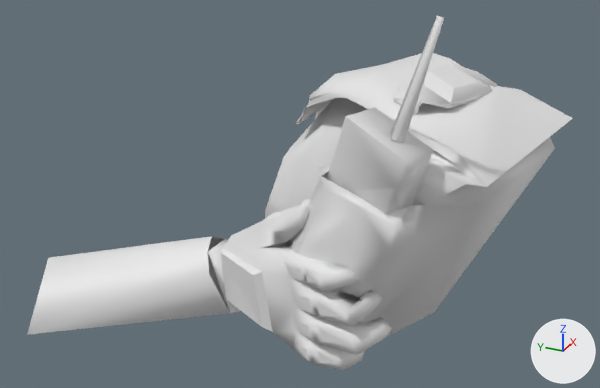
Two versions of the Blender file models/BlenderFiles/SD_v_satchel.blend, one commit apart.
Both versions are drawn from a 50 mm lens placed at (-29.0, -23.7, 67.7), pointed at (-4.8, -12.8, 55.6). The axes (+X, +Y, +Z) are drawn at lower right. The lights are the same throughout. Materials are left out; every surface is plain grey.

The first picture shows 'v_satchel_satchel_charge', 'v_satchel_satchel_hand_fix'.
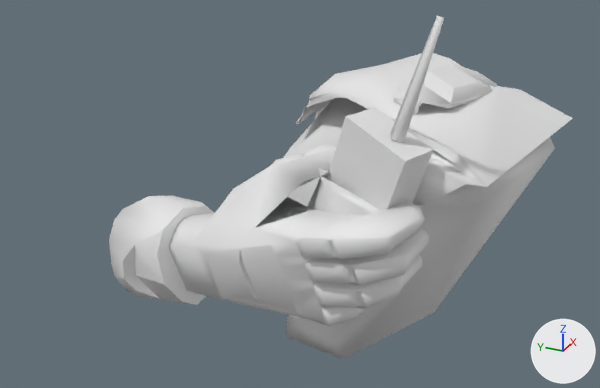
Commit message: Updated SD Satchel Blend file
updated.

Edits to the bpy script that builds the scene:
```text
Change me_v_satchel_satchel_charge:
    used by ob_v_satchel_satchel_charge; location = (0.0, 0.0, 0.0)
    verts and faces of me_v_satchel_satchel_charge; kept vertices keep their numbers, new ones are numbered from 369
    remove me_v_satchel_satchel_charge.from_pydata(...)  # 369 vertices, 536 faces, 1 loose edge; spans x -9.29..0.64, y -21.29..-11.05, z 49.47..63.13
    add me_v_satchel_satchel_charge.from_pydata(...)  # 668 vertices, 1107 faces, 1 loose edge; spans x -10.35..0.64, y -21.29..-8.32, z 49.47..63.13
    me_v_satchel_satchel_charge part 1: a new loose piece of 228 vertices spanning x -10.35..-6.68, y -18.37..-10.01, z 53.37..58.86
    me_v_satchel_satchel_charge part 2: a new loose piece of 68 vertices spanning x -10.13..-6.56, y -11.11..-8.32, z 52.56..56.4
    me_v_satchel_satchel_charge part 3
    add verts[369] = (-8.84, -15.05, 57.22)  # pixel (312, 209)
    add verts[370] = (-7.73, -13.62, 56.96)
    add verts[371] = (-9.68, -13.58, 56.71)  # pixel (254, 227)
    add faces += [(369, 370, 371)]
Change me_v_satchel_satchel_hand_fix:
    where me_v_satchel_satchel_hand_fix.from_pydata(...)  # 137 vertices, 263 faces; spans x -9.84..-4.64, y -17.5..-3.21, z 48.76..56.99
    used by ob_v_satchel_satchel_hand_fix; location = (0.0, 0.0, 0.0)
    me_v_satchel_satchel_hand_fix part 4: the whole mesh is scaled about its middle by 3.29e-05, then moved by (-0.78, -3.91, 1.0)
```

Boxes [x1, y1, x2, y2] around the edits, measured in the pictures (600 x 388 px):
'v_satchel_satchel_charge', reshaped (50% wider, 7% taller): before [265, 16, 573, 337]; after [109, 16, 573, 359]
'v_satchel_satchel_hand_fix', mesh rescaled (not visible afterwards): before [27, 199, 392, 370]
part 1 of me_v_satchel_satchel_charge, added: after [168, 145, 429, 326]
part 2 of me_v_satchel_satchel_charge, added: after [109, 195, 214, 305]
part 3 of me_v_satchel_satchel_charge, added: after [256, 197, 312, 227]
